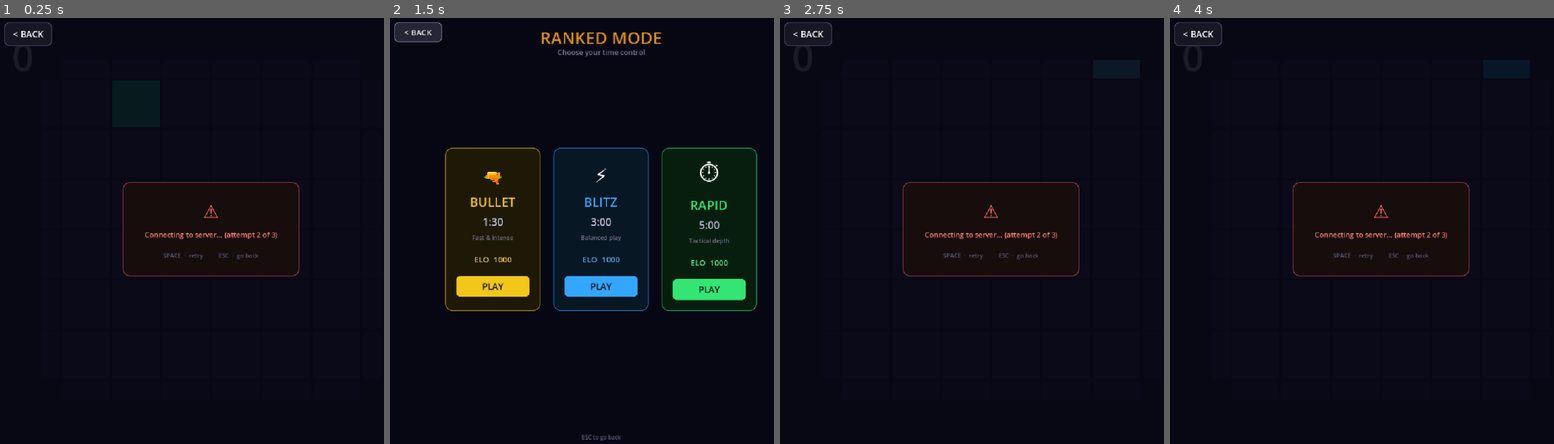
Above: before the commit, frames 1-4 (left to right).
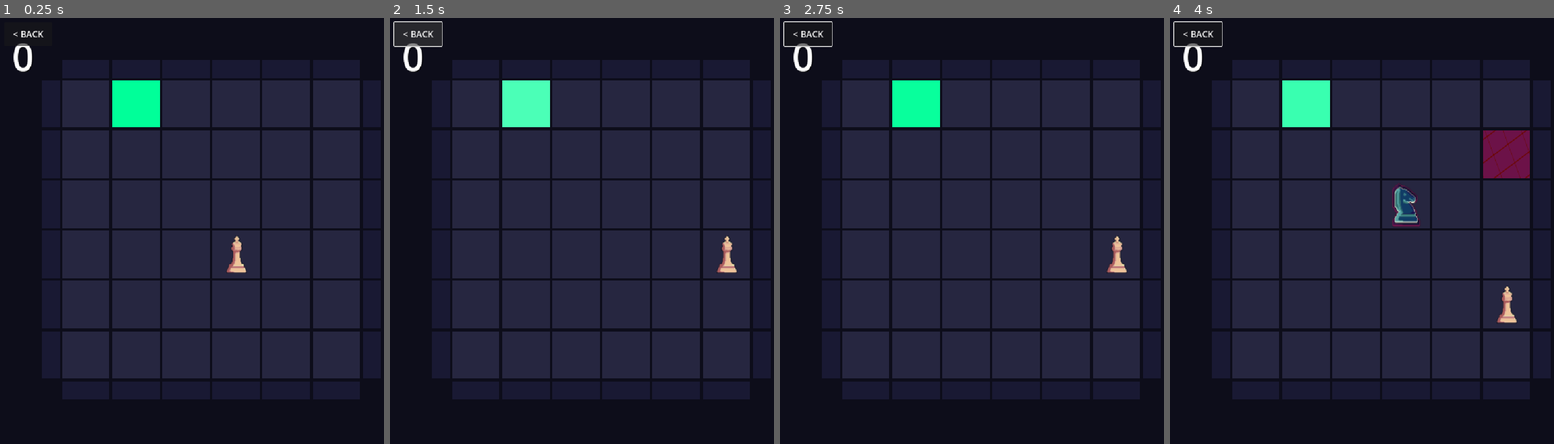
Above: after the commit, the same moments.

Repository: christophrrrrr/LaserChess
Game: Godot game, scene res://scenes/ranked_match.tscn
Two runs of this game, one before a commit and one after it. Both use one fixed random seed, a clock stepped at 60 frames per second and the inputs below. This scene is started directly instead of the project's main scene.
Inputs (mouse positions are in pixels of both pictures, inside the frame that each line leads up to):
- Up to frame 1 (0.25 s): no input
- Up to frame 2 (1.5 s): tap Enter at 0.5 s; move the mouse to (697, 209) at 0.52 s; hold D (move_right) 0.53-1.25 s; tap Space (press_button) at 0.6 s; click (697, 209) at 0.67 s; click "< BACK" at 1.25 s
- Up to frame 3 (2.75 s): click (883, 286) at 2 s, where only the run before the commit has a clickable "PLAY"
- Up to frame 4 (4 s): drag from (1296, 252) to (1358, 316) at 2.77 s; move the mouse to (1423, 133) at 3.52 s; hold D (move_right) from 3.53 s (still down); tap E at 3.6 s; click (1423, 133) at 3.67 s

The runs differ from the first frame. In frame 1, 62% of the frame differs, in the area x 1-100%, y 1-90%; in frame 2, 63%, in the area x 0-100%, y 0-100%; in frame 3, 62%; in frame 4, 62%.
Error after the commit: Parse Error: Cannot infer the type of "hat_size" variable because the value doesn't have a set type. (res://scripts/ranked_match.gd:697)

Commit message:
Timer sync + opponent hat display in ranked match panels
- Timer synced to server_time so both clients start from same elapsed
  time regardless of countdown animation timing differences
- Opponent hat transmitted via queue_for_match -> match_start signal
- _add_hat_overlay() renders hat TextureRect on king rects for both
  own and opponent panels using HAT_TWEAKS for correct positioning

Co-Authored-By: Claude Sonnet 4.6 <noreply@anthropic.com>

Diff:
--- a/scripts/network_manager.gd
+++ b/scripts/network_manager.gd
@@ -13,7 +13,7 @@
 signal disconnected_from_server()
 signal queued(time_mode: String)
 signal queue_cancelled()
-signal match_started(seed_val: int, opponent_name: String, opponent_elo: int, opponent_player_id: String, time_mode: String)
+signal match_started(seed_val: int, opponent_name: String, opponent_elo: int, opponent_player_id: String, time_mode: String, opponent_hat: String, server_time: float)
 signal opponent_score_updated(best_score: int)
 signal match_result_received(result: String, my_score: int, opp_score: int, elo_change: int, opp_name: String, opp_elo: int, opp_player_id: String)
 signal opponent_disconnected_sig(elo_change: int, my_score: int, opp_score: int, opp_name: String, opp_elo: int, opp_player_id: String)
@@ -92,6 +92,7 @@
 		"elo_bullet": PlayerData.elo_bullet,
 		"elo_blitz":  PlayerData.elo_blitz,
 		"elo_rapid":  PlayerData.elo_rapid,
+		"hat":        PlayerData.equipped_hat,
 	})
 
 func leave_queue() -> void:
@@ -151,7 +152,9 @@
 				data.get("opponent", "???"),
 				data.get("opponent_elo", 1000),
 				data.get("opponent_player_id", ""),
-				data.get("time_mode", "bullet")
+				data.get("time_mode", "bullet"),
+				data.get("opponent_hat", ""),
+				data.get("server_time", 0.0)
 			)
 		"opponent_score":
 			opponent_score_updated.emit(data.get("best_score", 0))
--- a/scripts/ranked_match.gd
+++ b/scripts/ranked_match.gd
@@ -12,6 +12,8 @@
 var _time_mode: String = "bullet"
 var match_duration: float = 90.0
 var _connect_retries: int = 0
+var _match_server_time: float = 0.0
+var _opponent_hat: String = ""
 
 # === NODE REFERENCES ===
 var game_board: Node2D
@@ -147,7 +149,7 @@
 	elif current_state != State.RESULTS:
 		_show_error("Disconnected from server.")
 
-func _on_match_started(seed_val: int, opp_name: String, opp_elo: int, opp_pid: String, time_mode: String) -> void:
+func _on_match_started(seed_val: int, opp_name: String, opp_elo: int, opp_pid: String, time_mode: String, opp_hat: String, server_time: float) -> void:
 	_time_mode = time_mode
 	match_duration = MODE_DURATIONS.get(time_mode, 90.0)
 	match_time_remaining = match_duration
@@ -155,11 +157,15 @@
 	opponent_name = opp_name
 	opponent_elo = opp_elo
 	opponent_player_id = opp_pid
+	_match_server_time = server_time
+	_opponent_hat = opp_hat
 	_finding_label = null
 	_elo_range_label = null
 	_queue_timer_label = null
 	_dot_labels.clear()
 	opp_name_label.text = opp_name + " · " + str(opp_elo)
+	_add_hat_overlay(my_king_rect, PlayerData.equipped_hat)
+	_add_hat_overlay(opp_king_rect, opp_hat)
 	_start_countdown()
 
 func _on_opponent_score(best_score: int) -> void:
@@ -677,9 +683,39 @@
 	)
 	_start_match()
 
+func _add_hat_overlay(king_rect: TextureRect, hat_id: String) -> void:
+	# Remove any previous hat overlay
+	for c in king_rect.get_children():
+		c.queue_free()
+	if hat_id.is_empty() or not PlayerData.SHOP_HATS.has(hat_id):
+		return
+	var tweaks: Dictionary = PlayerData.HAT_TWEAKS.get(hat_id, {})
+	var hat_spr := TextureRect.new()
+	hat_spr.texture = load(PlayerData.SHOP_HATS[hat_id]["tex"])
+	hat_spr.stretch_mode = TextureRect.STRETCH_KEEP_ASPECT_CENTERED
+	hat_spr.expand_mode  = TextureRect.EXPAND_FIT_WIDTH_PROPORTIONAL
+	var hat_size := 36.0 * tweaks.get("scale", 1.0)
+	hat_spr.custom_minimum_size = Vector2(hat_size, hat_size)
+	hat_spr.set_anchors_preset(Control.PRESET_CENTER_TOP)
+	var pos_tweak: Vector2 = tweaks.get("pos", Vector2.ZERO) * 0.4
+	hat_spr.offset_left   = -hat_size * 0.5 + pos_tweak.x
+	hat_spr.offset_right  =  hat_size * 0.5 + pos_tweak.x
+	hat_spr.offset_top    = -hat_size * 0.75 + pos_tweak.y
+	hat_spr.offset_bottom =  hat_size * 0.25 + pos_tweak.y
+	hat_spr.rotation_degrees = tweaks.get("rot_deg", 0.0)
+	hat_spr.mouse_filter = Control.MOUSE_FILTER_IGNORE
+	hat_spr.z_index = 2
+	king_rect.add_child(hat_spr)
+
 func _start_match() -> void:
 	current_state = State.PLAYING
-	match_time_remaining = match_duration
+	# Sync timer to server clock so both clients show the same time.
+	# server_time is set when the server sent match_start to both players.
+	if _match_server_time > 0.0:
+		var elapsed := Time.get_unix_time_from_system() - _match_server_time
+		match_time_remaining = maxf(match_duration - elapsed, 1.0)
+	else:
+		match_time_remaining = match_duration
 
 	game_board.set_match_seed(match_seed)
 	player.is_dead = false
